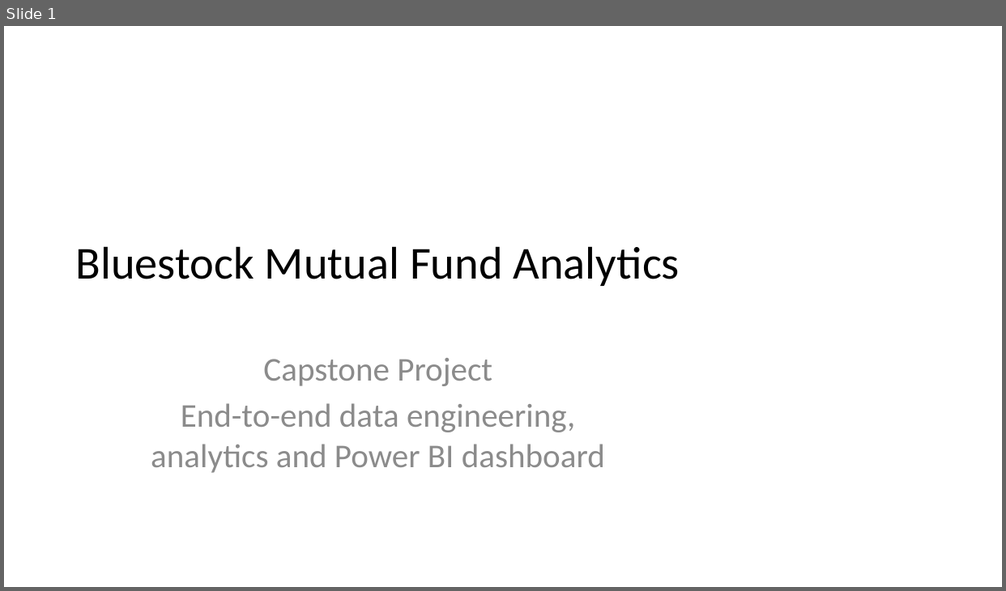
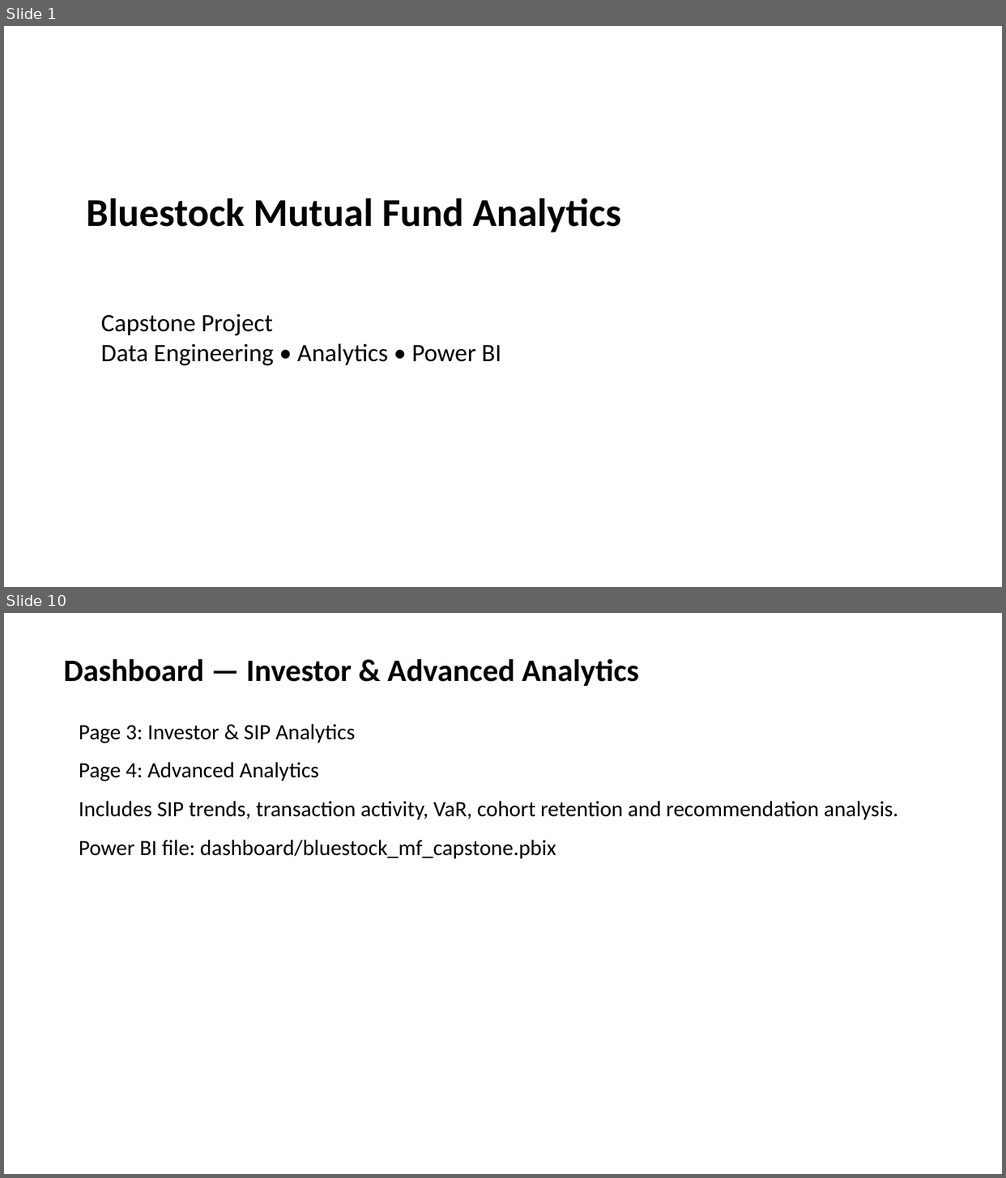
Before and after one commit to farhandev-20/mutual-fund-analytics, a slide deck: reports/Presentation.pptx. Shown one above the other, each under a label of ours: slide 1 before the commit, slides 1 and 10 after it; the slides between them are not shown. The pictures are 1006x591 and 1006x1178 pixels, drawn with LibreOffice and Linux fonts; fonts in the diff are those of the drawing. Boxes give left, top, right and bottom in pixels: in the first picture for what was removed or moved away, otherwise in the second. Text is boxed around its words. In the diff, an @@ line names an element or a change of style, - is before the commit and + after.

Commit message:
Final: Complete Bluestock MF Capstone

```diff
--- a/reports/Presentation.pptx
+++ b/reports/Presentation.pptx
@@ slide 10 added at [4, 613, 1002, 1174], background #FFFFFF @@
@@ text added at [64, 659, 639, 686], 30 pt, text #000000, bold @@
+Dashboard — Investor & Advanced Analytics
@@ text added at [79, 724, 898, 859], 21 pt, text #000000 @@
+Page 3: Investor & SIP Analytics
+Page 4: Advanced Analytics
+Includes SIP trends, transaction activity, VaR, cohort retention and recommendation analysis.
+Power BI file: dashboard/bluestock_mf_capstone.pbix
@@ slide 1 changed as well @@
@@ text "Bluestock Mutual Fund Analytics": place and size @@
-text "Bluestock Mutual Fund Analytics" at [76, 246, 680, 286]
+text "Bluestock Mutual Fund Analytics" at [86, 198, 621, 233]
@@ text "Bluestock Mutual Fund Analytics" at [86, 198, 621, 233]: size 44 to 38 pt, bold on; alignment centre to left; vertical alignment middle to top @@
@@ text at [101, 314, 501, 366]: text changed; size 32 to 24 pt; text colour #8C8C8C to #000000 @@
-Capstone Project
-End-to-end data engineering, analytics and Power BI dashboard
+Capstone Project
+Data Engineering • Analytics • Power BI
```
Also in this commit, not shown: 10 other slides added, 9 slides removed, 17 other files.
